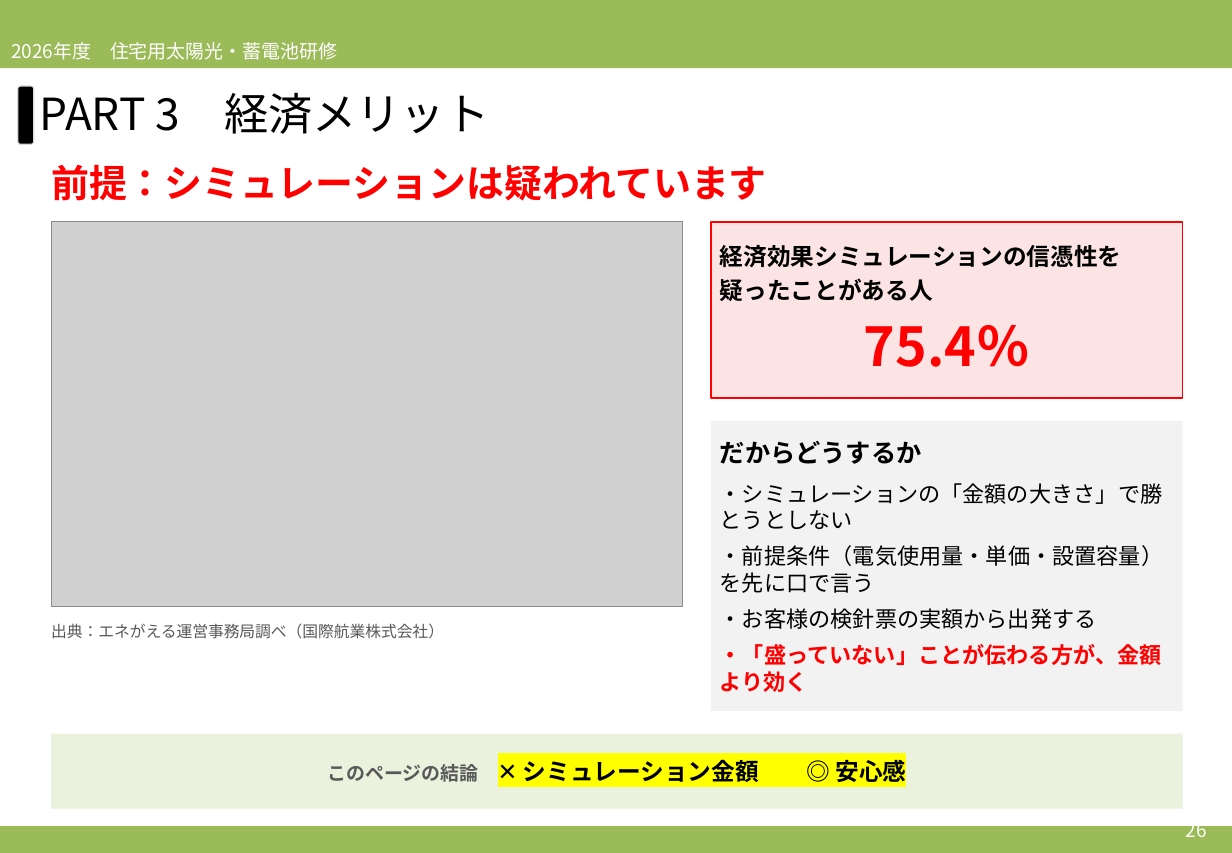
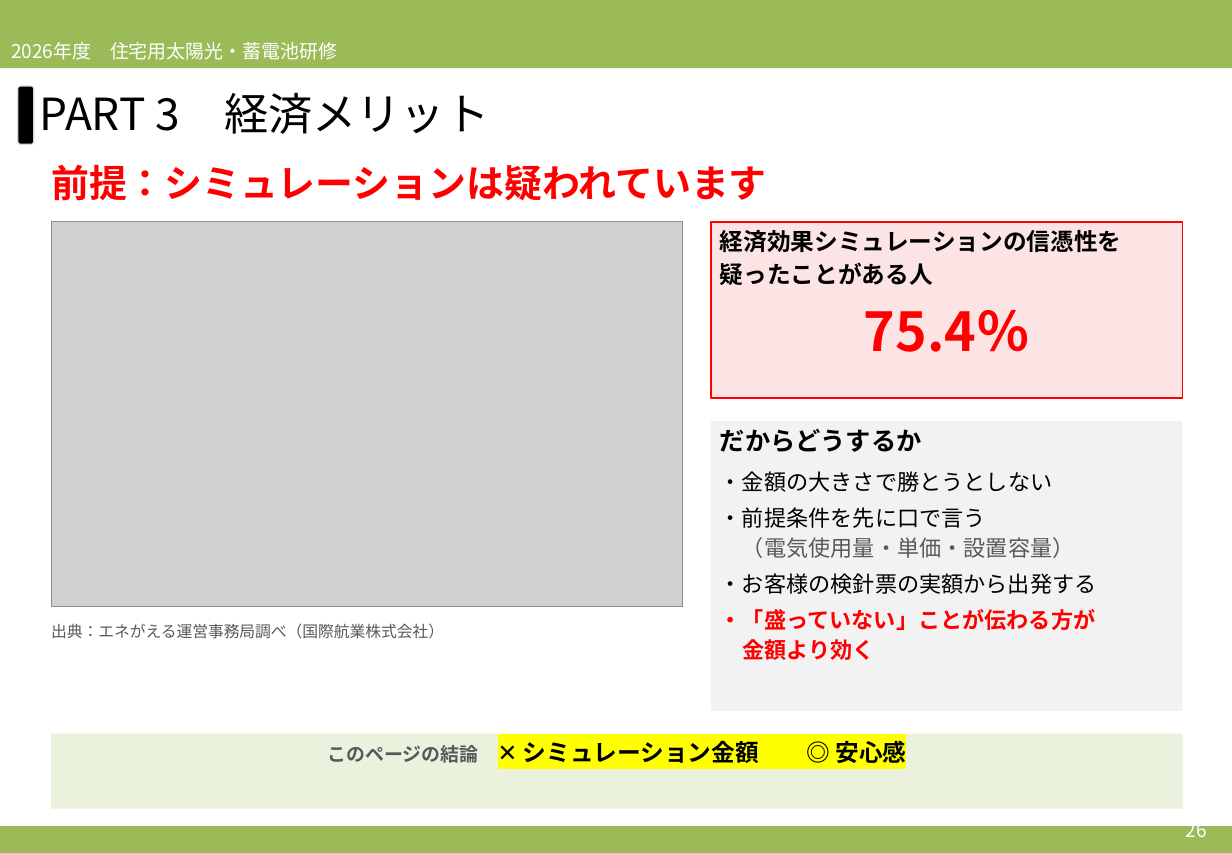
Before and after one commit to soshiro-iki-sys/-, a slide deck: slide 26 of slides/2026営業研修_第3回_必要性訴求②＆ロープレ.pptx. Drawn at 1232x853 pixels with LibreOffice and Linux fonts; fonts in the diff are those of the drawing; grey boxes stand for pictures. Boxes give left, top, right and bottom in pixels: in the first picture for what was removed or moved away, otherwise in the second. Text is boxed around its words. In the diff, an @@ line names an element or a change of style, - is before the commit and + after.

```diff
--- a/slides/2026営業研修_第3回_必要性訴求②＆ロープレ.pptx
+++ b/slides/2026営業研修_第3回_必要性訴求②＆ロープレ.pptx
@@ vertical alignment middle to top in 3 elements at [711, 222, 1183, 398], [51, 734, 1183, 809], [711, 421, 1183, 711] @@
@@ text in rectangle at [720, 471, 1075, 558]: text changed @@
-・シミュレーションの「金額の大きさ」で勝とうとしない
-・前提条件（電気使用量・単価・設置容量）を先に口で言う
+・金額の大きさで勝とうとしない
+・前提条件を先に口で言う
+（電気使用量・単価・設置容量）
@@ text in rectangle at [720, 609, 1096, 660]: text changed @@
-・「盛っていない」ことが伝わる方が、金額より効く
+・「盛っていない」ことが伝わる方が
+金額より効く
```
Also in this commit, not shown: 29 other slides changed, 7 other files.
